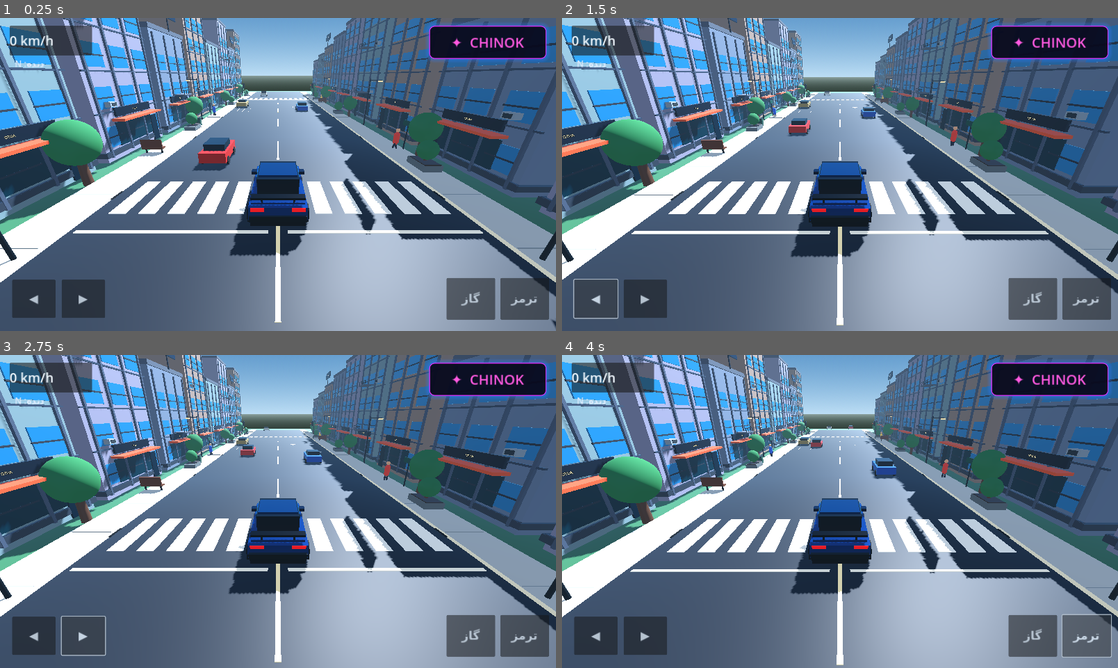
Above: before the commit, frames 1-4 (two rows, left to right).
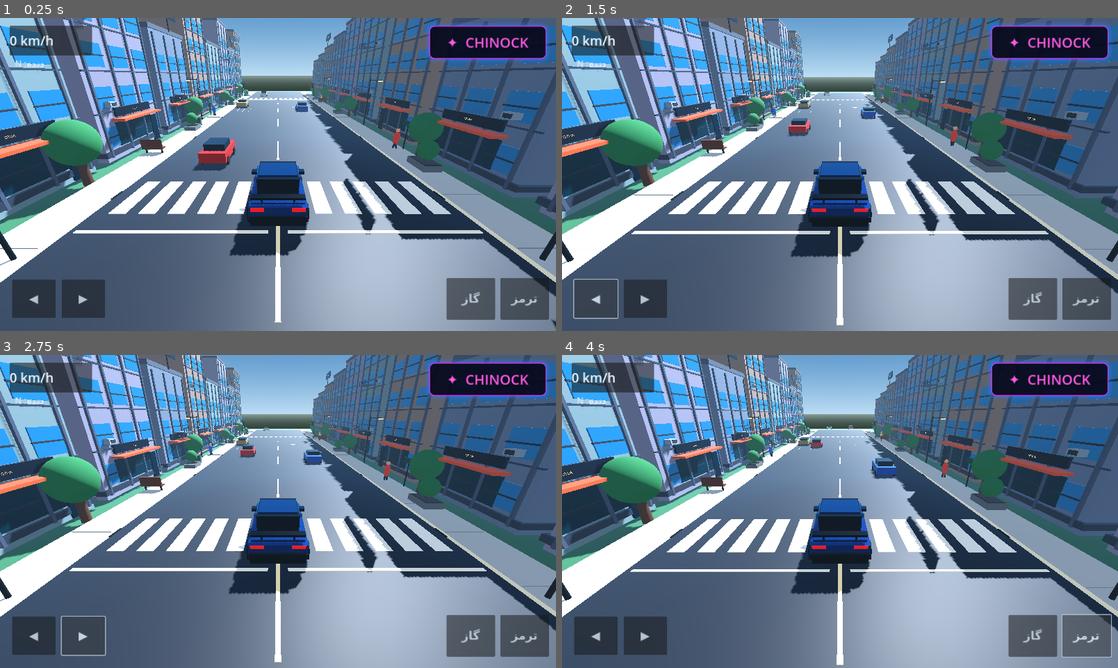
Above: after the commit, the same moments.

Repository: asefmnfdh/CHINOOCK-
Game: Godot game, scene res://Main.tscn
Two runs of this game, one before a commit and one after it. Both use one fixed random seed, a clock stepped at 60 frames per second and the inputs below.
Inputs:
- Up to frame 1 (0.25 s): no input
- Up to frame 2 (1.5 s): tap Enter at 0.5 s; hold D 0.53-1.25 s; click "◀" at 1.25 s
- Up to frame 3 (2.75 s): click "▶" at 2 s
- Up to frame 4 (4 s): click "گاز" at 2.75 s; click "ترمز" at 3.5 s

The runs differ from the first frame. In frame 1, 0.3% of the frame differs, in the area x 80-96%, y 6-10%; in frame 2, 0.3%; in frame 3, 0.3%; in frame 4, 0.3%.

Commit message:
Fix GDScript type inference and correct CHINOCK logo text

Diff:
--- a/main.gd
+++ b/main.gd
@@ -374,7 +374,7 @@
 
 func _build_building_extras(x: float, z: float, h: float, road_side: float, face_x: float, seed: int) -> void:
 	# Add depth to selected facades without creating an excessive number of objects.
-	var floors := max(2, int(h / 2.8))
+	var floors: int = maxi(2, int(h / 2.8))
 	if seed % 3 == 0:
 		for floor_index in range(1, floors, 2):
 			var balcony_y := 1.05 + float(floor_index) * 2.7
@@ -676,7 +676,7 @@
 	panel.add_theme_stylebox_override("panel", style)
 	root.add_child(panel)
 	var logo := Label.new()
-	logo.text = "✦  CHINOK"
+	logo.text = "✦  CHINOCK"
 	logo.horizontal_alignment = HORIZONTAL_ALIGNMENT_CENTER
 	logo.vertical_alignment = VERTICAL_ALIGNMENT_CENTER
 	logo.add_theme_font_size_override("font_size", 32)
